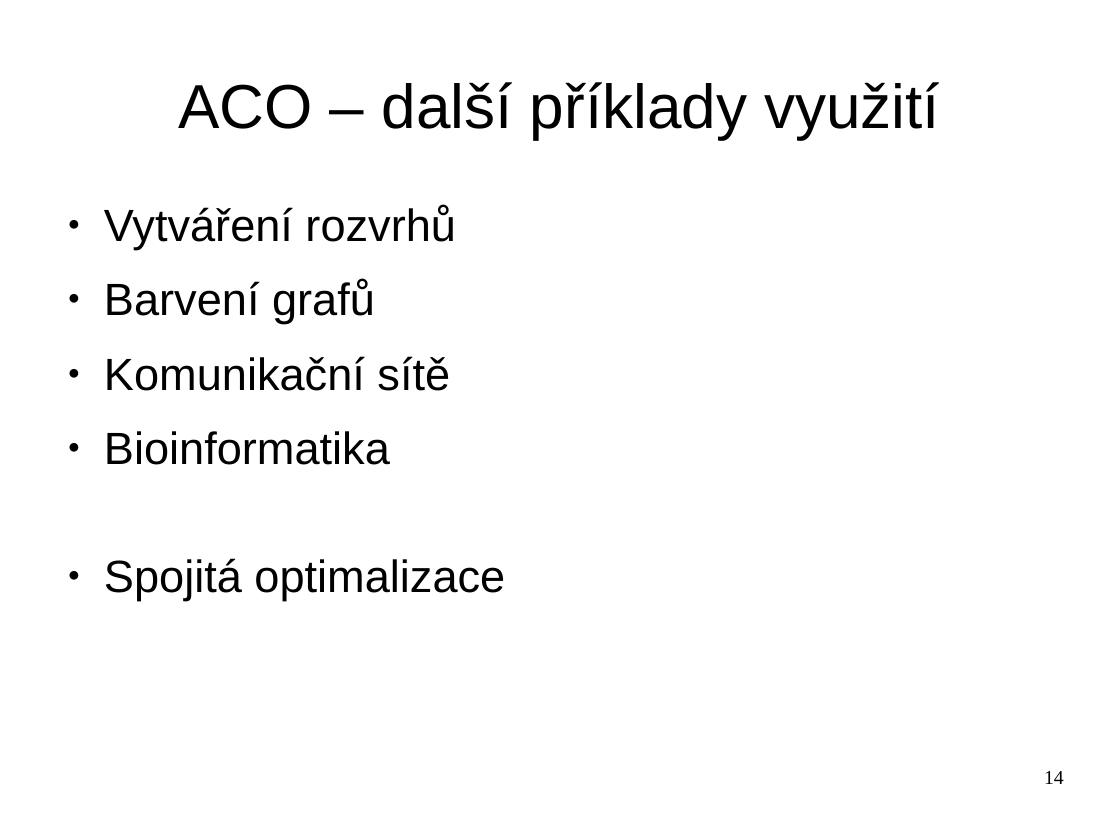
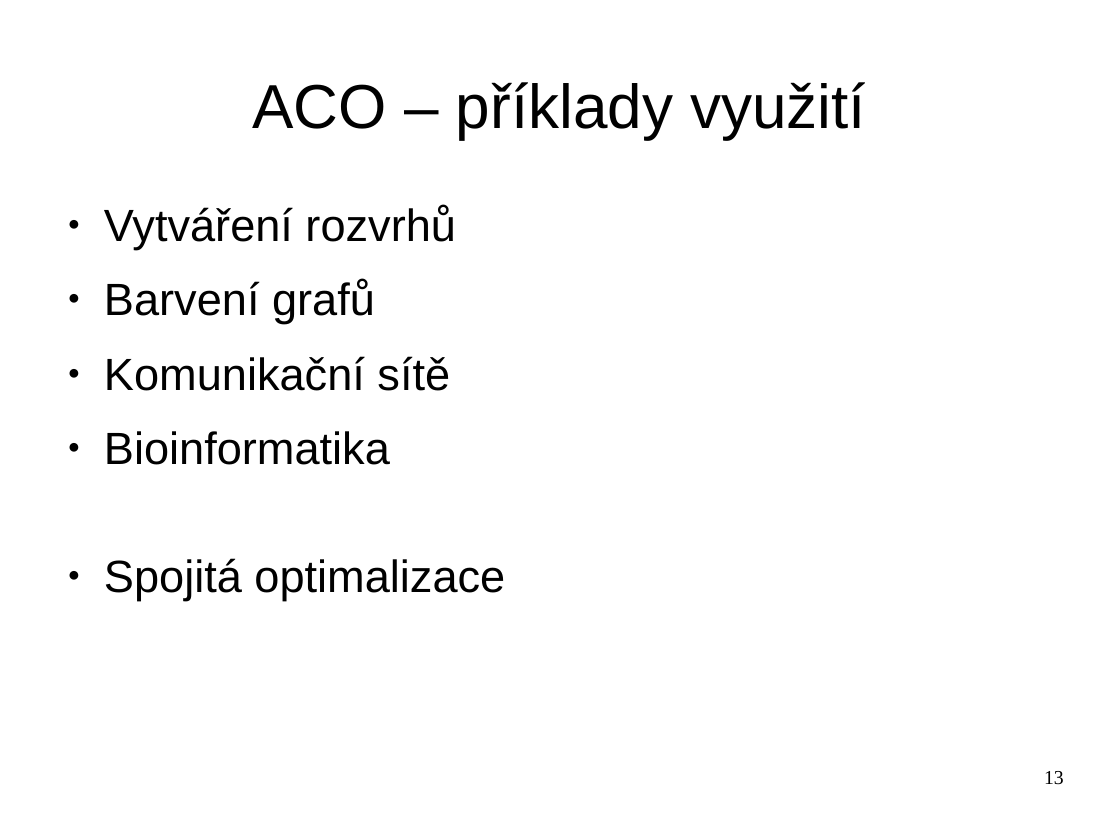
Before and after one commit to hellerstanislav/sin, a slide deck: slide 13 of presentation/swarm.odp (slide 14 before the commit). Drawn at 1120x840 pixels with LibreOffice and Linux fonts; fonts in the diff are those of the drawing. Boxes give left, top, right and bottom in pixels: in the first picture for what was removed or moved away, otherwise in the second. Text is boxed around its words. In the diff, an @@ line names an element or a change of style, - is before the commit and + after.

```diff
--- a/presentation/swarm.odp
+++ b/presentation/swarm.odp
@@ title at [253, 82, 866, 139]: text changed @@
-ACO – další příklady využití
+ACO – příklady využití
@@ page number at [1044, 771, 1064, 785]: text changed @@
-14
+13
```
Also in this commit, not shown: 4 other slides changed, 1 slide added, 2 slides removed, 1 other file.
